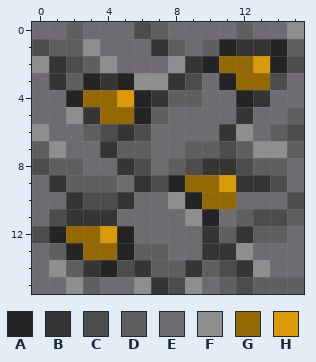
Two versions of one pixel-art sprite, Assets/Sprites/Map/GoldCracked2.png. The picture above was drawn from the file before the commit.
The file is 16x16 pixels.
Palette (. is transparent): A #242424  B #353535  C #4d4c4d  D #5f5f5f  E #6f6c71  F #8e8e8e  G #946802  H #db9b06
Pixels before, first column x 0:
 0 EEDEEECDEEEEDEEF
 1 CDDFEEEBDEDABBAD
 2 FBCDFEEEFBAGGHAC
 3 EBDABAFFBCEAGGCE
 4 EEAGGHABDDEEABEE
 5 EEFBGGADEEEEBEED
 6 FEEDCBCEEEEBFEDC
 7 DFEEBDDEEDDCDFFD
 8 CDDEEBCEDCBBCDDE
 9 EBDDDEBCAGGHBBCE
10 EEBCCBEEFAGGEEEC
11 ECBBBEEEEFAEDCCD
12 CAGGHAEEEEBDBDDE
13 EDAGGADDEEBBFEEE
14 EFDBACBDDBDCBFEE
15 EEFDEEFBCFEDCDDD
And afterwards:
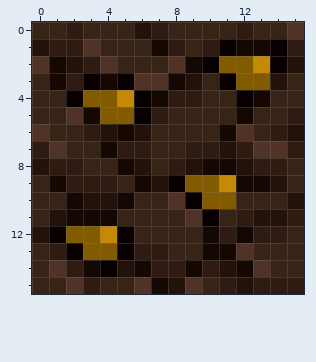
The exact change:
colour A: #242424 -> #080000
colour B: #353535 -> #150802
colour C: #4d4c4d -> #221209
colour D: #5f5f5f -> #2f1b12
colour E: #6f6c71 -> #382317
colour F: #8e8e8e -> #503326
colour G: #946802 -> #825b00
colour H: #db9b06 -> #c48a03
Pixel boxes of the changes (left, top, right, bottom) in both pictures:
changed: (32, 22, 304, 294)
